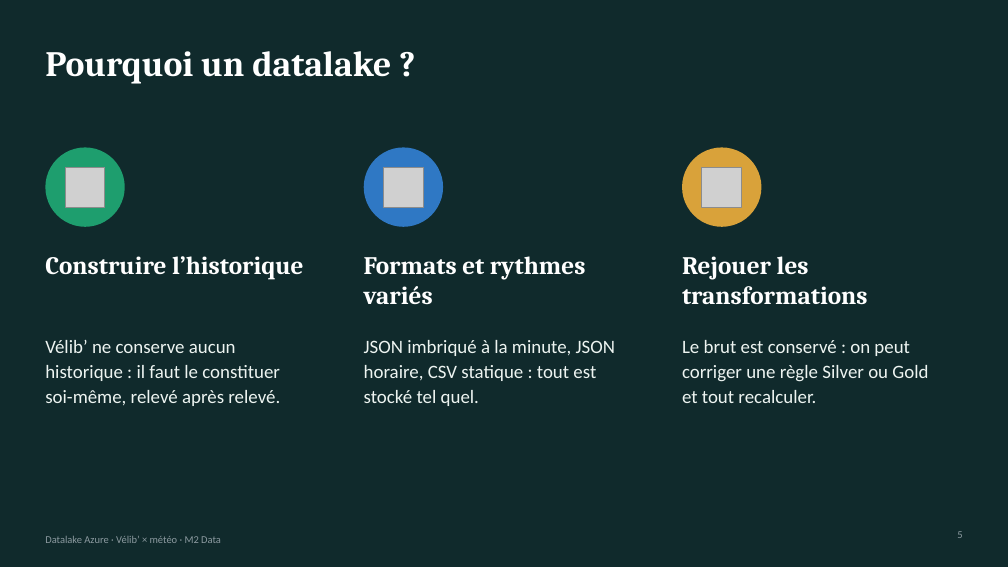
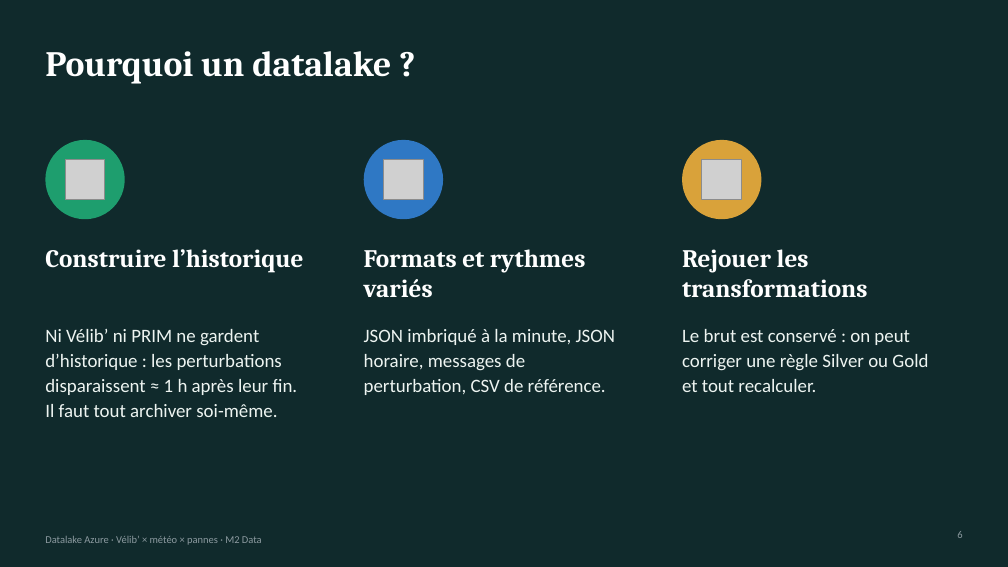
Before and after one commit to developpeur239/data-engineering-journey, a slide deck: slide 6 of fiche_sujet_velib_meteo.pptx (slide 5 before the commit). Drawn at 1008x567 pixels with LibreOffice and Linux fonts; fonts in the diff are those of the drawing; grey boxes stand for pictures. Boxes give left, top, right and bottom in pixels: in the first picture for what was removed or moved away, otherwise in the second. Text is boxed around its words. In the diff, an @@ line names an element or a change of style, - is before the commit and + after.

```diff
--- a/fiche_sujet_velib_meteo.pptx
+++ b/fiche_sujet_velib_meteo.pptx
@@ 3 pictures, 3 ellipses: place and size @@
-3 pictures, 3 ellipses at (45, 147, 761, 227)
+3 pictures, 3 ellipses at (45, 140, 761, 219)
@@ 3 texts: place and size @@
-3 texts at (45, 256, 868, 305)
+3 texts at (45, 249, 868, 298)
@@ text at (45, 329, 298, 417): text changed @@
-Vélib’ ne conserve aucun historique : il faut le constituer soi-même, relevé après relevé.
+Ni Vélib’ ni PRIM ne gardent d’historique : les perturbations disparaissent ≈ 1 h après leur fin. Il faut tout archiver soi-même.
@@ text at (364, 329, 615, 395): text changed @@
-JSON imbriqué à la minute, JSON horaire, CSV statique : tout est stocké tel quel.
+JSON imbriqué à la minute, JSON horaire, messages de perturbation, CSV de référence.
@@ text "Le brut est conservé : ...": place and size @@
-text "Le brut est conservé : ..." at (682, 340, 928, 403)
+text "Le brut est conservé : ..." at (682, 329, 928, 392)
@@ text at (45, 536, 262, 545): text changed @@
-Datalake Azure · Vélib’ × météo · M2 Data
+Datalake Azure · Vélib’ × météo × pannes · M2 Data
```
Also in this commit, not shown: 11 other slides changed, 6 slides added, 1 slide removed.
